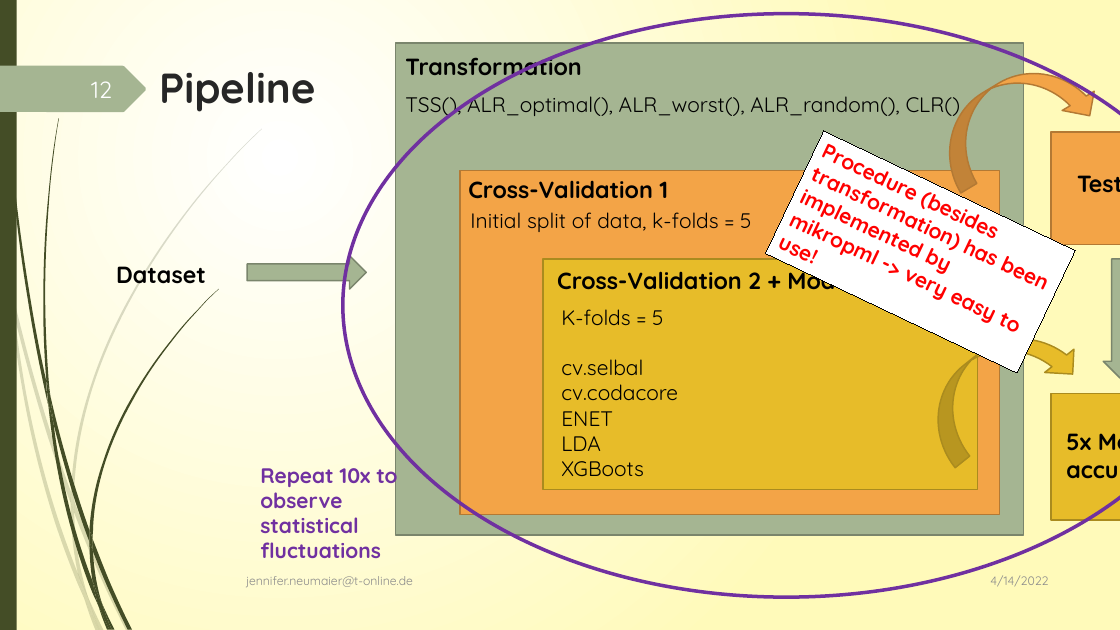
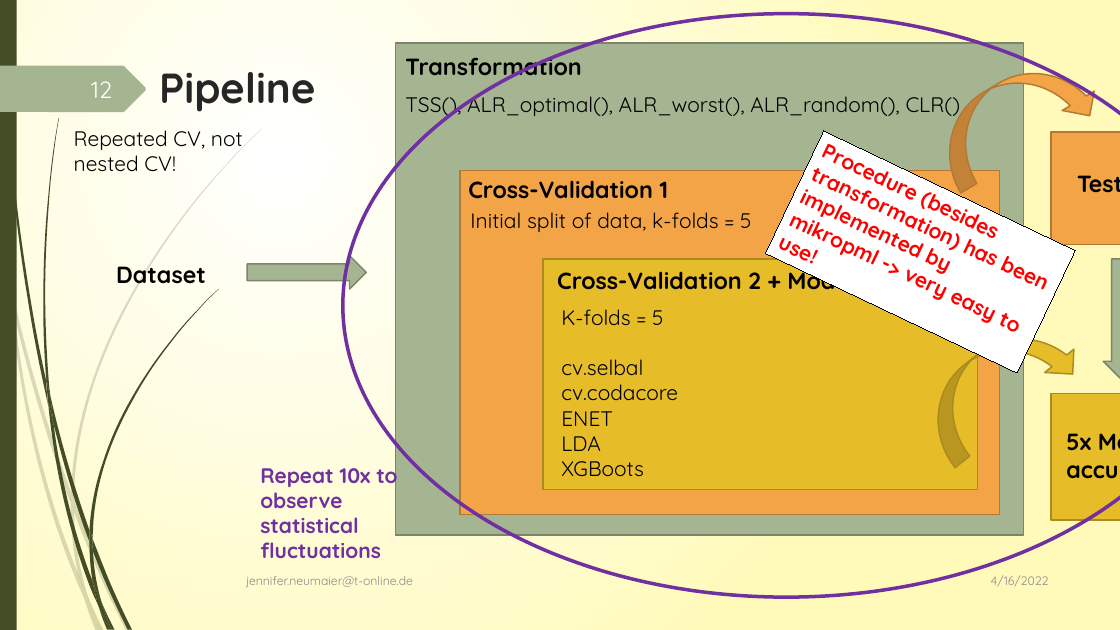
Before and after one commit to JenniferNeumaier/ml_coda, a slide deck: slide 12 of doc/Project_structure_notes.pptx. Drawn at 1120x630 pixels with LibreOffice and Linux fonts; fonts in the diff are those of the drawing. Boxes give left, top, right and bottom in pixels: in the first picture for what was removed or moved away, otherwise in the second. Text is boxed around its words. In the diff, an @@ line names an element or a change of style, - is before the commit and + after.

```diff
--- a/doc/Project_structure_notes.pptx
+++ b/doc/Project_structure_notes.pptx
@@ text added at [74,130,243,172], 18 pt, text #000000 @@
+Repeated CV, not nested CV!
@@ text at [991,576,1049,586]: text changed @@
-4/14/2022
+4/16/2022
```
Also in this commit, not shown: 22 other slides changed, 35 other files.
